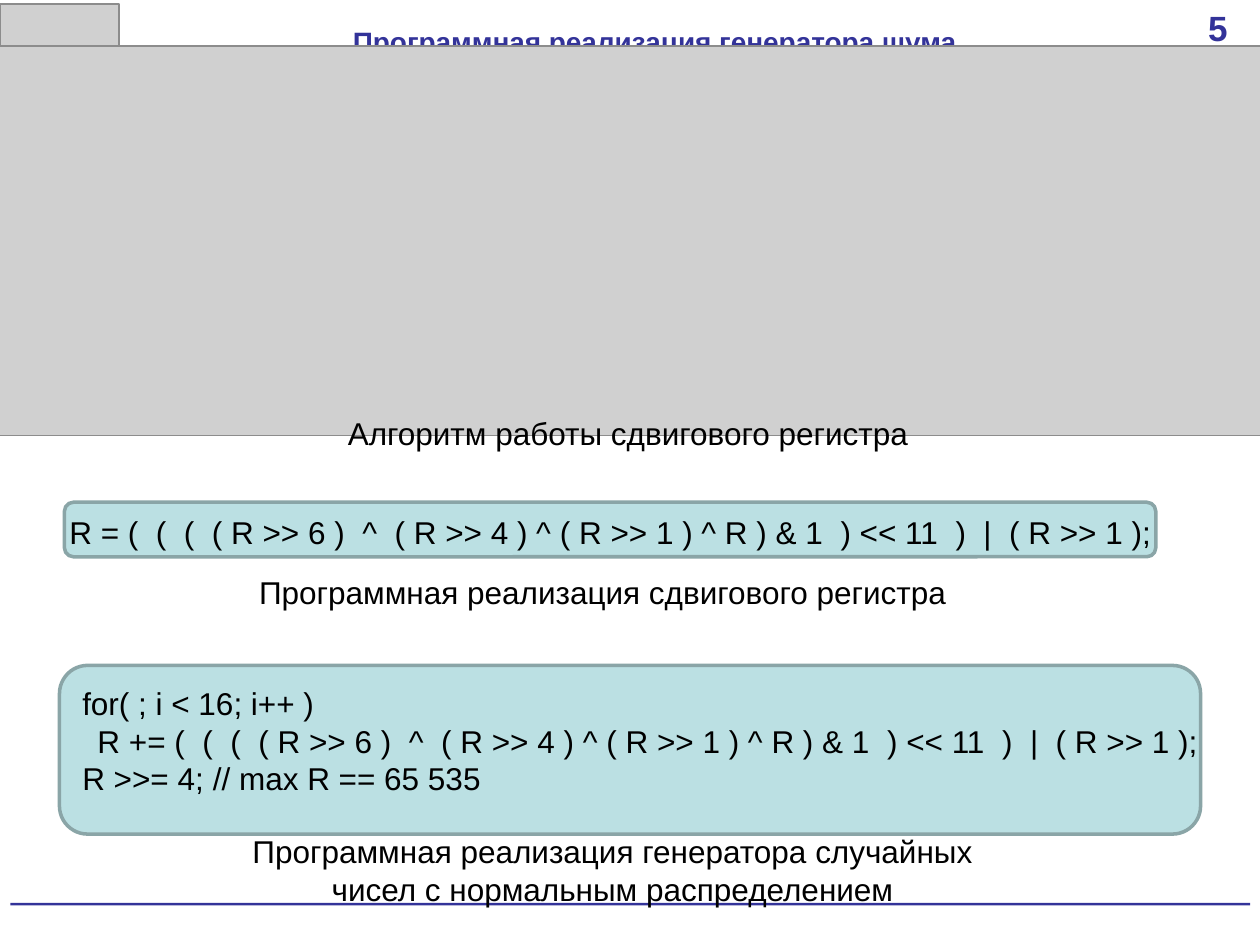
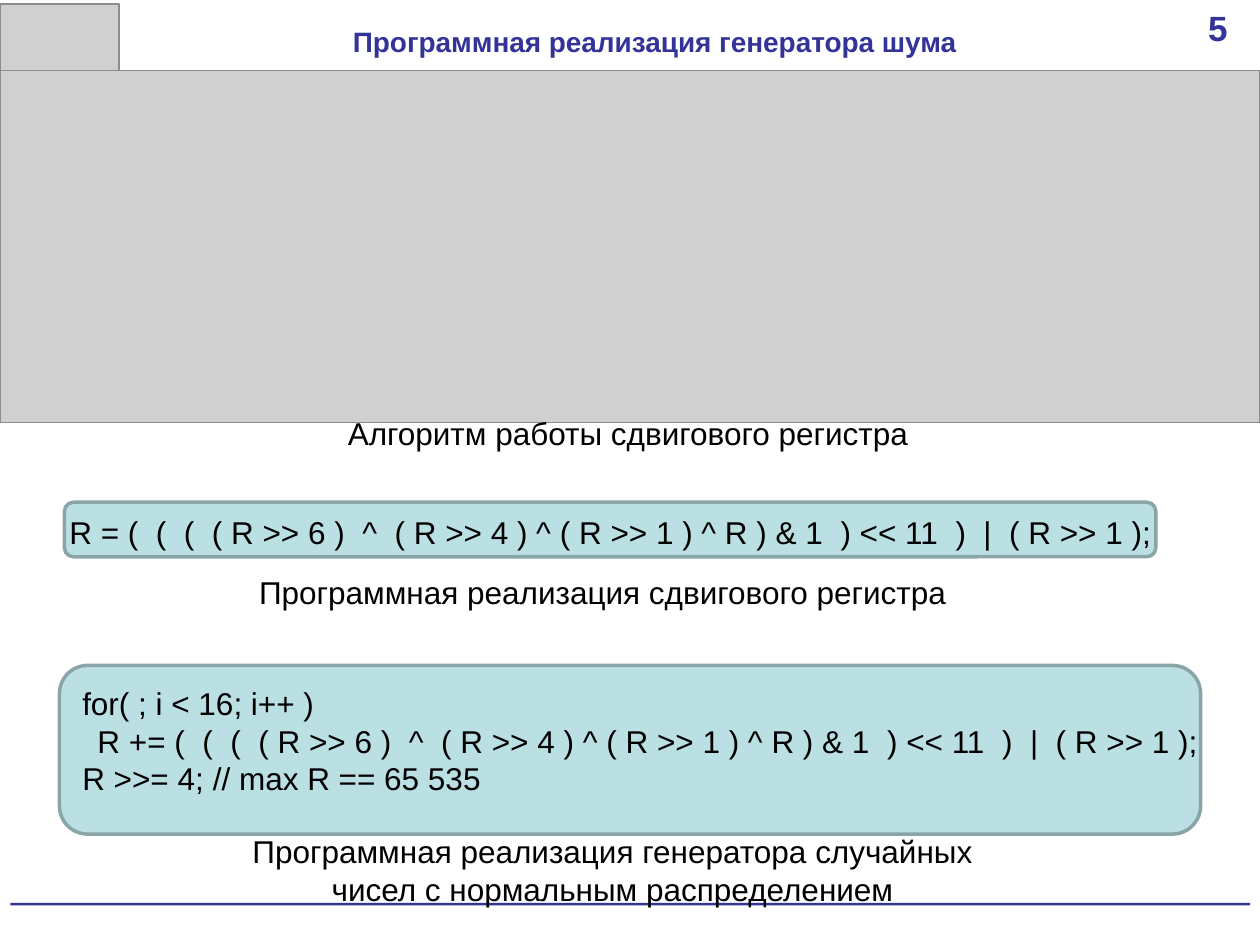
Before and after one commit to scorpion-afi/oscilator, a slide deck: slide 8 of documentation/Presentation.pptx. Drawn at 1260x945 pixels with LibreOffice and Linux fonts; fonts in the diff are those of the drawing; grey boxes stand for pictures. Boxes give left, top, right and bottom in pixels: in the first picture for what was removed or moved away, otherwise in the second. Text is boxed around its words. In the diff, an @@ line names an element or a change of style, - is before the commit and + after.

```diff
--- a/documentation/Presentation.pptx
+++ b/documentation/Presentation.pptx
@@ rectangle "5": place and size @@
-rectangle "5" at (1208, 17, 1227, 47)
+rectangle "5" at (1176, 0, 1260, 71)
@@ picture: place and size @@
-picture at (0, 47, 1260, 436)
+picture at (0, 71, 1260, 423)
```
Also in this commit, not shown: 1 other slide changed.
